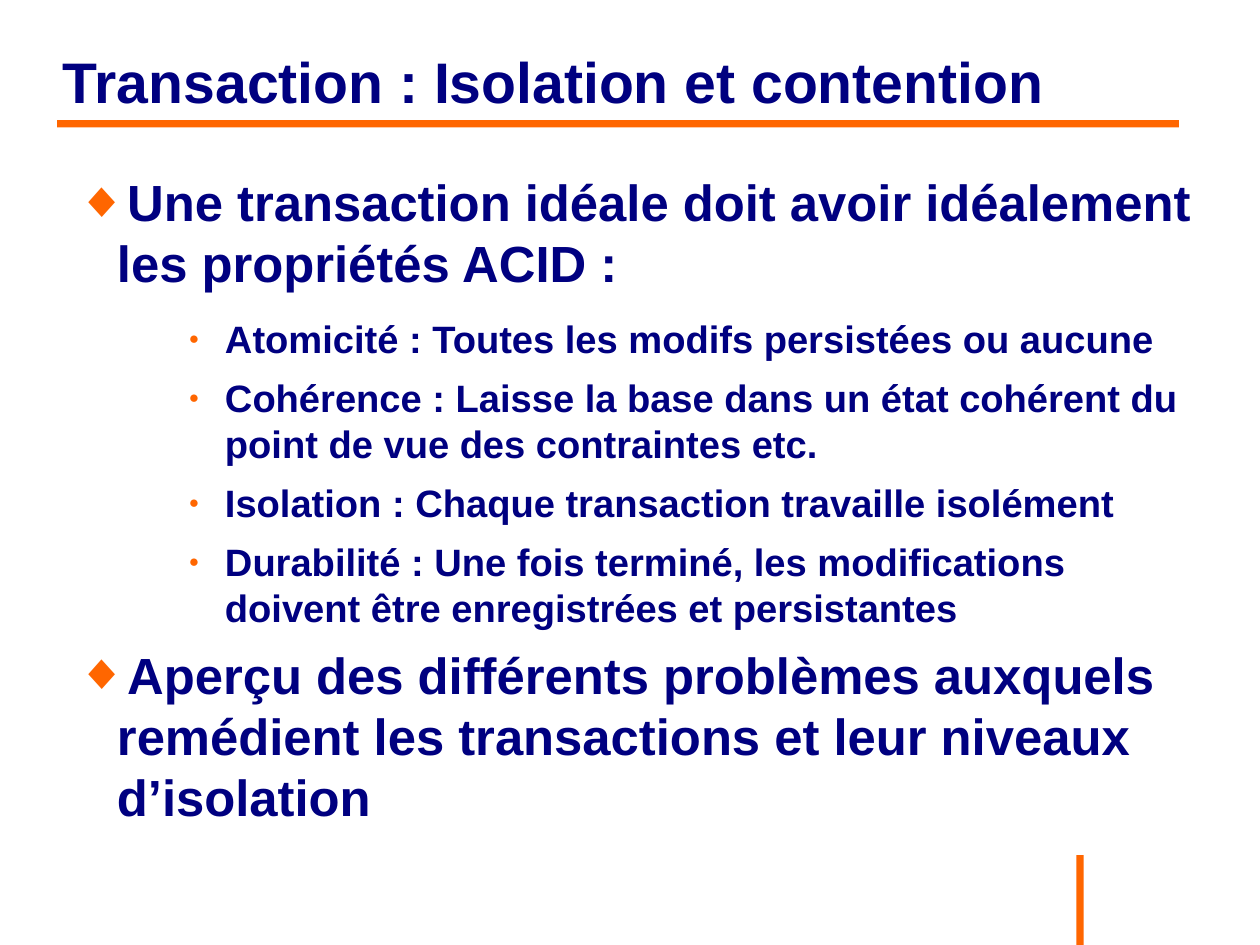
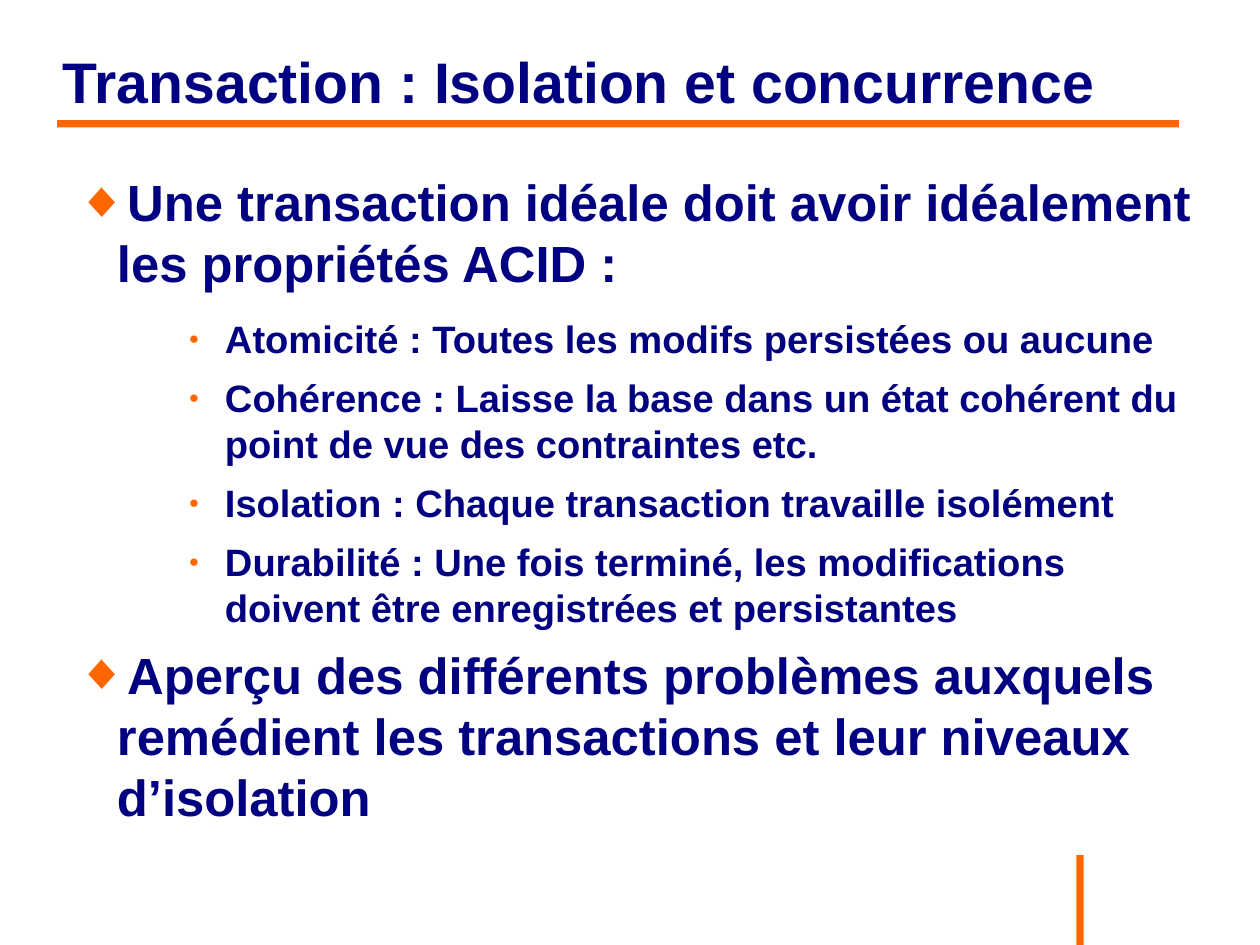
Before and after one commit to philphils/formation-hibernate-avancee, a slide deck: slide 85 of Documentation/diapo_formation_hibernate_avancee.odp (slide 86 before the commit). Drawn at 1260x945 pixels with LibreOffice and Linux fonts; fonts in the diff are those of the drawing; background and template pictures are left out. Boxes give left, top, right and bottom in pixels: in the first picture for what was removed or moved away, otherwise in the second. Text is boxed around its words. In the diff, an @@ line names an element or a change of style, - is before the commit and + after.

```diff
--- a/Documentation/diapo_formation_hibernate_avancee.odp
+++ b/Documentation/diapo_formation_hibernate_avancee.odp
@@ title at bbox=[63, 61, 1094, 104]: text changed @@
-Transaction : Isolation et contention
+Transaction : Isolation et concurrence
```
Also in this commit, not shown: 7 other slides changed, 9 slides added, 1 other file.
